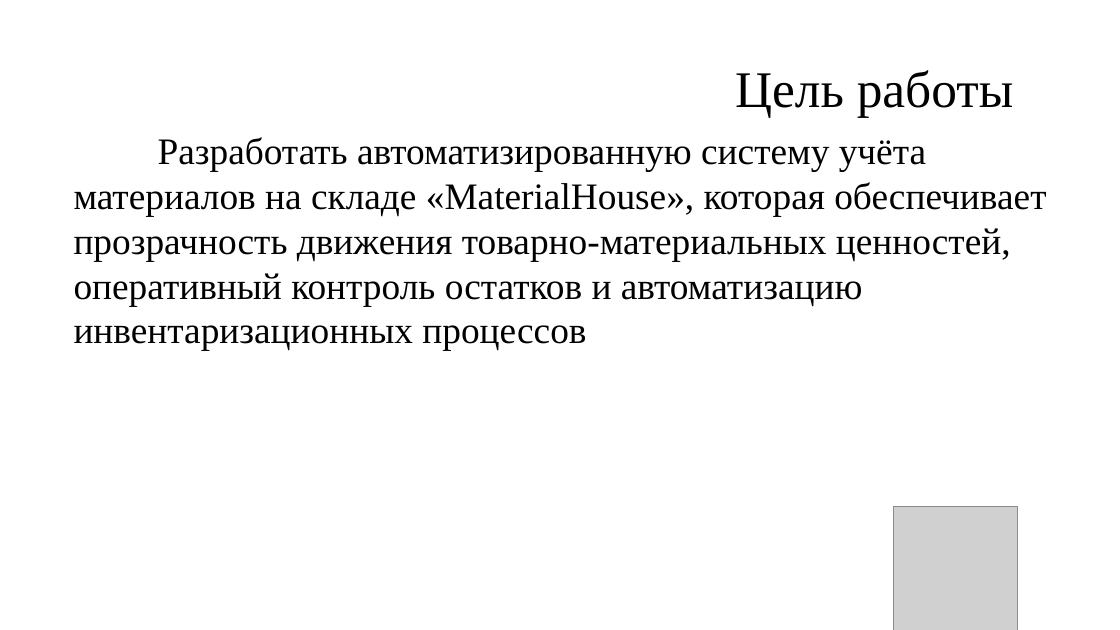
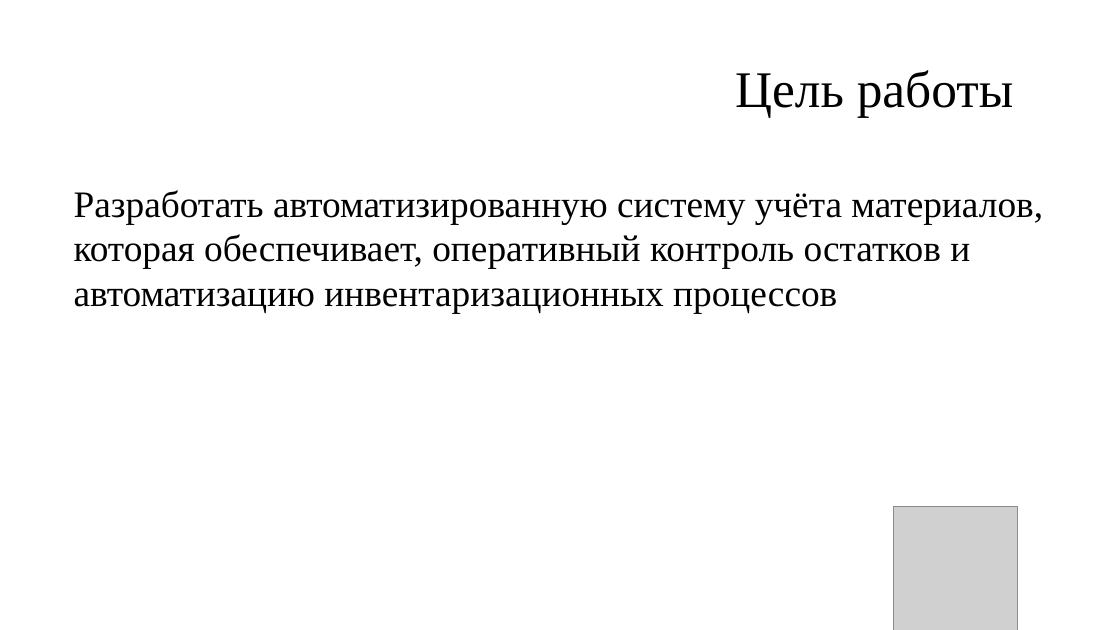
Before and after one commit to Danildanil228/diplomfiles, a slide deck: slide 2 of Презентация.pptx. Drawn at 1120x630 pixels with LibreOffice and Linux fonts; fonts in the diff are those of the drawing; grey boxes stand for pictures; background and template pictures are left out. Boxes give left, top, right and bottom in pixels: in the first picture for what was removed or moved away, otherwise in the second. Text is boxed around its words. In the diff, an @@ line names an element or a change of style, - is before the commit and + after.

```diff
--- a/Презентация.pptx
+++ b/Презентация.pptx
@@ text at bbox=[74, 190, 1043, 313]: text changed @@
-Разработать автоматизированную систему учёта материалов на складе «MaterialHouse», которая обеспечивает прозрачность движения товарно-материальных ценностей, оперативный контроль остатков и автоматизацию инвентаризационных процессов
+Разработать автоматизированную систему учёта материалов, которая обеспечивает, оперативный контроль остатков и автоматизацию инвентаризационных процессов
```
Also in this commit, not shown: 2 other slides changed, 3 other files.
